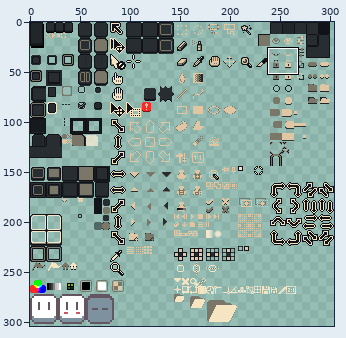
Two states of a sprite sheet, sheet.png. The first picture is a wide view before the edit; the outline marks the close-up.
Close-up. Before:
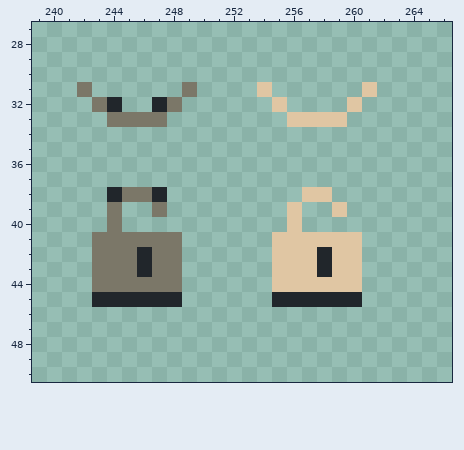
The file is 304x304 pixels. Pixels under 10% opacity are left out. Colours within 5 levels of each other are drawn and written as one. Shown: x 239..266, y 27..50.
Once edited:
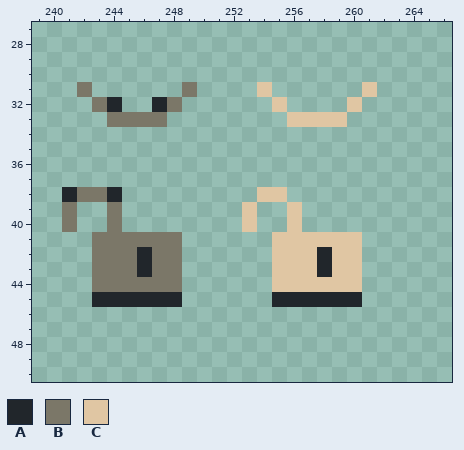
Palette (. is transparent): A #21262b  B #7b7768  C #e0c6a3
The exact change:
@@ x 239..266 @@
 37 ............................
-38 .....ABBA.........CC........
-39 .....B..B........C..C.......
-40 .....B...........C..........
+38 ..ABBA.........CC...........
+39 ..B..B........C..C..........
+40 ..B..B........C..C..........
 41 ....BBBBBB......CCCCCC......
Where, in picture pixels (left, top, right, bottom), the same in both close-ups:
changed: (62, 187, 167, 232)
changed: (242, 187, 347, 232)
